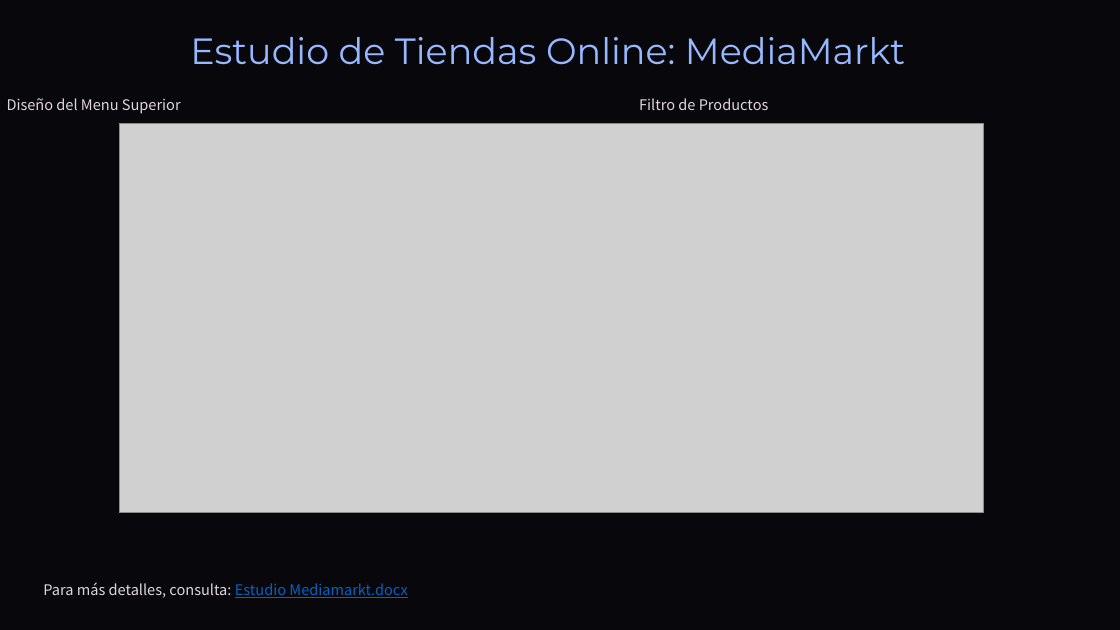
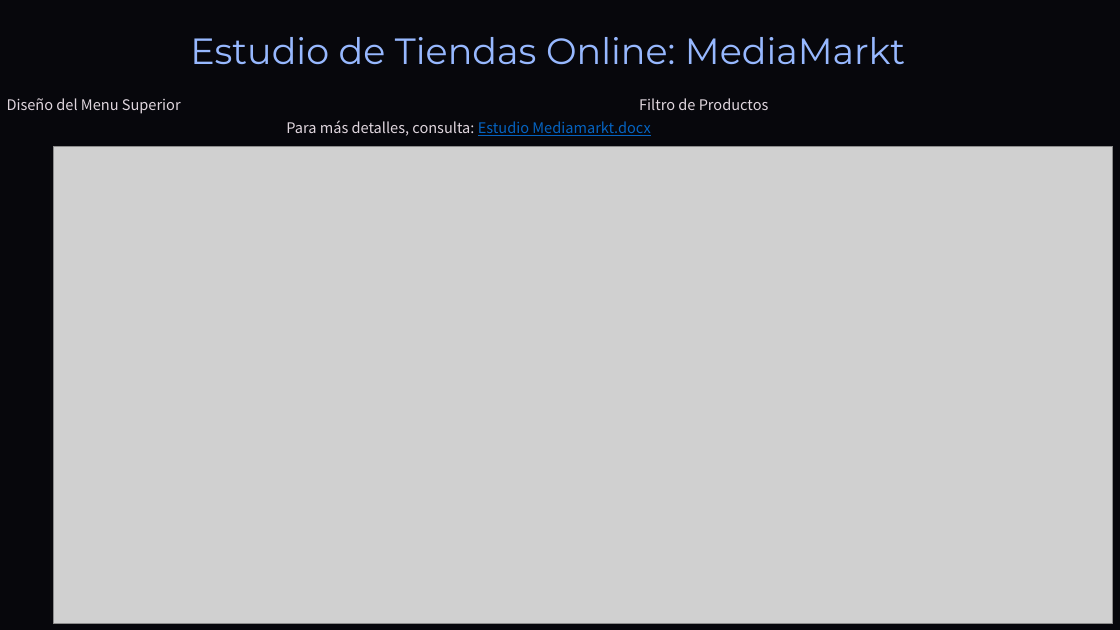
Before and after one commit to DavidCorredorMiguel/proyectogrupo2, a slide deck: slide 10 of Tech-and-Learn-Innovacion-y-Aprendizaje-en-E-commerce (1).pptx. Drawn at 1120x630 pixels with LibreOffice and Linux fonts; fonts in the diff are those of the drawing; grey boxes stand for pictures; background and template pictures are left out. Boxes give left, top, right and bottom in pixels: in the first picture for what was removed or moved away, otherwise in the second. Text is boxed around its words. In the diff, an @@ line names an element or a change of style, - is before the commit and + after.

```diff
--- a/Tech-and-Learn-Innovacion-y-Aprendizaje-en-E-commerce (1).pptx
+++ b/Tech-and-Learn-Innovacion-y-Aprendizaje-en-E-commerce (1).pptx
@@ text "Para más detalles, consulta: Estudio ...": place and size @@
-text "Para más detalles, consulta: Estudio ..." at (43,582,407,598)
+text "Para más detalles, consulta: Estudio ..." at (286,120,650,136)
@@ picture: place and size @@
-picture at (120,123,984,512)
+picture at (53,146,1112,624)
```
Also in this commit, not shown: 11 other slides changed, 11 slides added, 11 other files.
